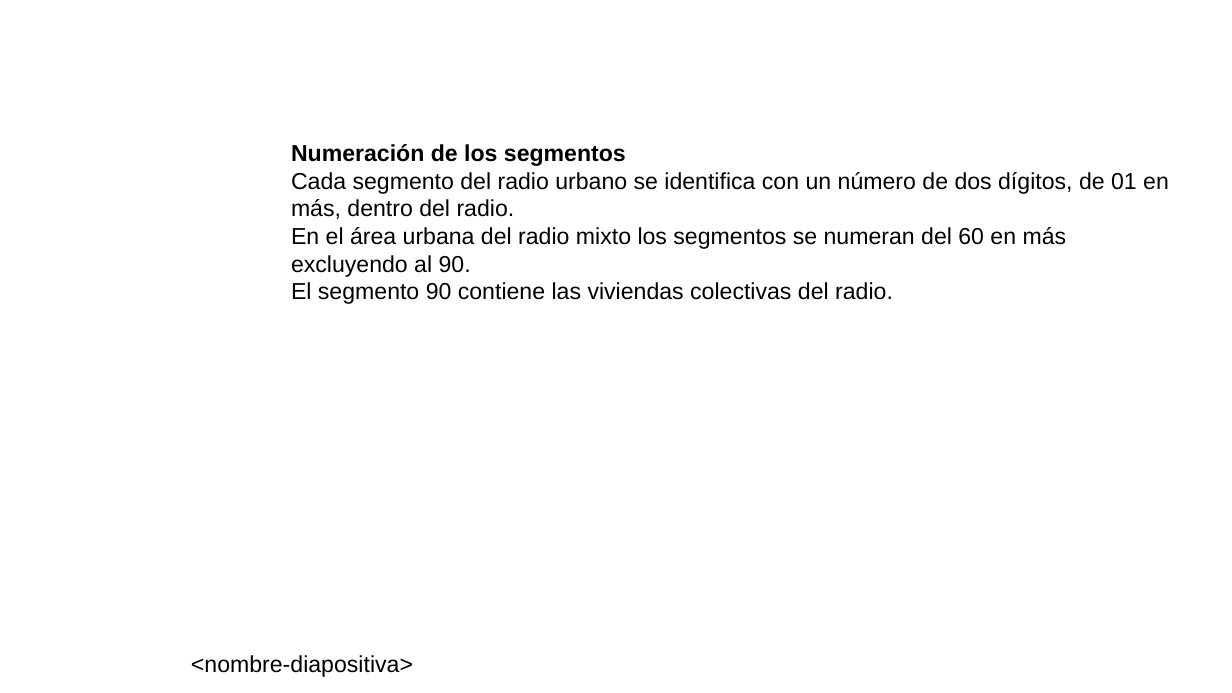
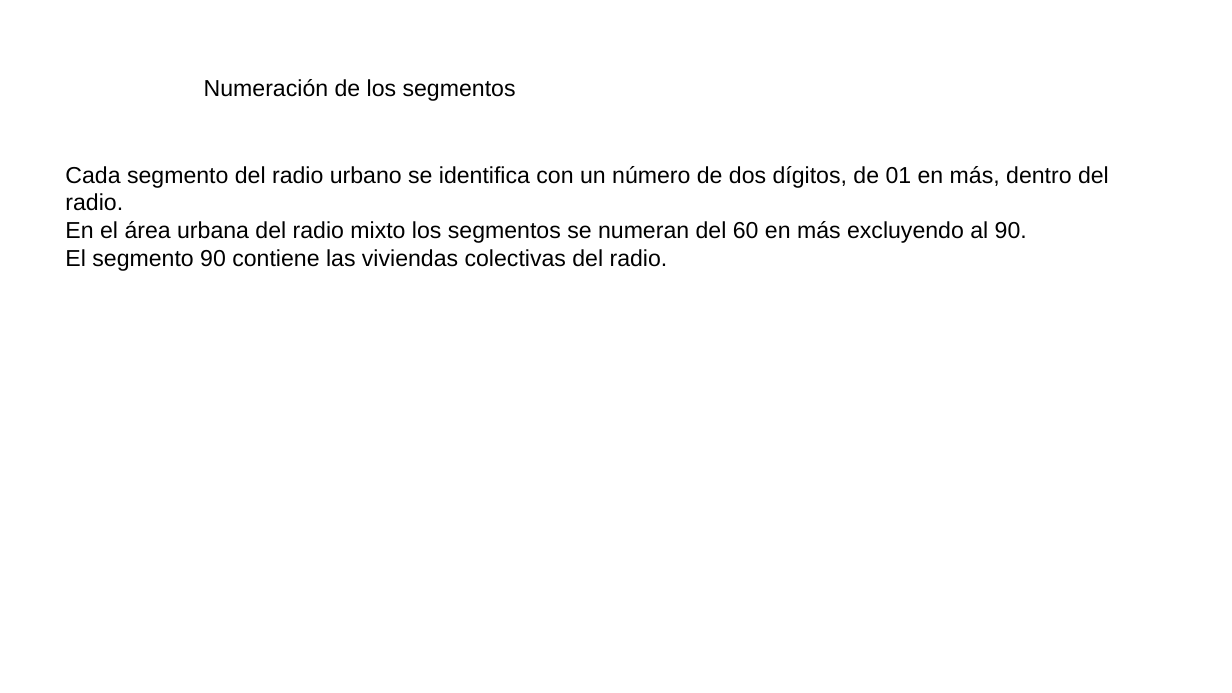
Before and after one commit to neptuso/Charlas, a slide deck: slide 15 of IDERA/segmentos.censo2022.pptx (slide 16 before the commit). Drawn at 1232x693 pixels with LibreOffice and Linux fonts; fonts in the diff are those of the drawing; background and template pictures are left out. Boxes give left, top, right and bottom in pixels: in the first picture for what was removed or moved away, otherwise in the second. Text is boxed around its words. In the diff, an @@ line names an element or a change of style, - is before the commit and + after.

```diff
--- a/IDERA/segmentos.censo2022.pptx
+++ b/IDERA/segmentos.censo2022.pptx
@@ title added at (204, 79, 516, 101), 18 pt, text #000000 @@
+Numeración de los segmentos
@@ text at (291, 144, 626, 166): paragraph removed @@
-Numeración de los segmentos
@@ text "Cada segmento del radio urbano ...": place and size @@
-text "Cada segmento del radio urbano ..." at (291, 144, 1169, 304)
+text "Cada segmento del radio urbano ..." at (65, 166, 1109, 271)
@@ text removed at (191, 655, 413, 677) @@
-<nombre-diapositiva>
```
Also in this commit, not shown: 25 other slides changed, 1 slide added, 2 slides removed, 2 other files.
